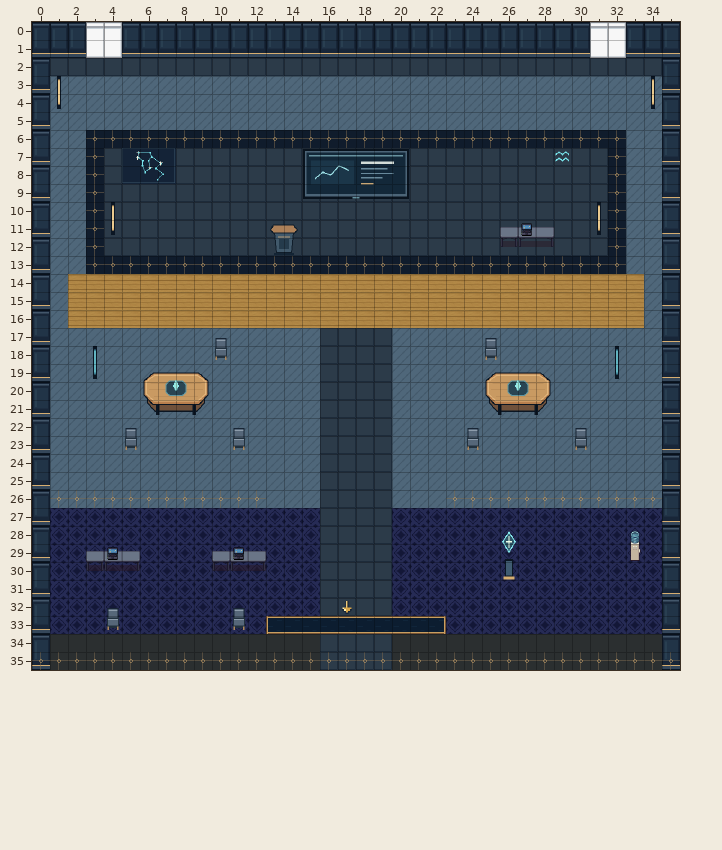
Tiled map (JSON) -- maps/speaker-aquarius.tmj. The picture above is the old version.
Cells are 32x32 px. Shown: x 0..35, y 0..35.
Now the later version:
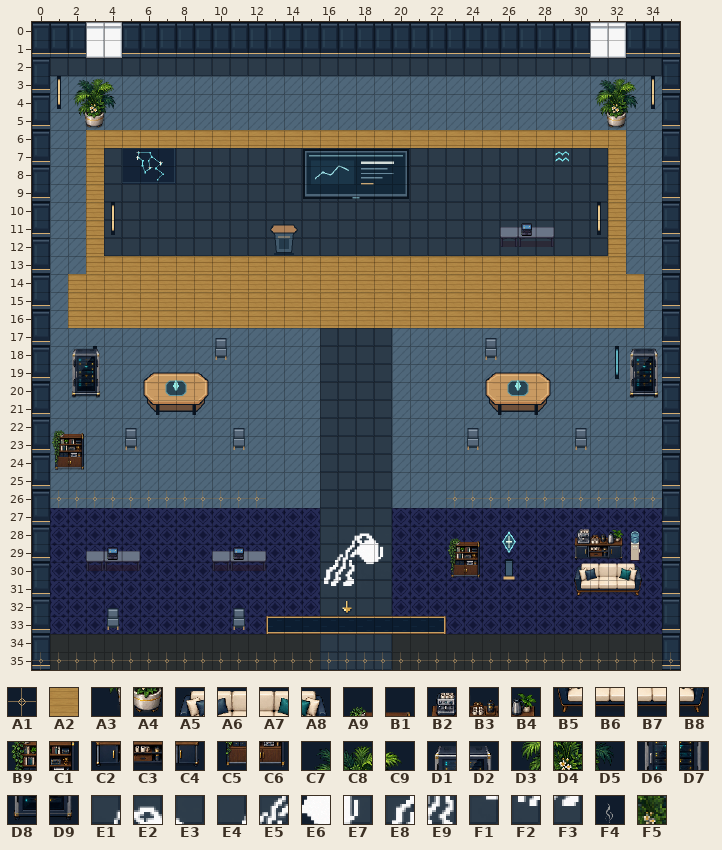
Key: from "art-0": A1 15; from "art-1": A2 355; from "art-7": A3 6, A4 7; from "art-8": A5 6, A6 7, A7 8, A8 9, A9 10, B1 11, B2 12, B3 13, B4 14, B5 22, B6 23, B7 24, B8 25, B9 26, C1 27, C2 28, C3 29, C4 30, C5 42, C6 43, C7 64, C8 65, C9 66, D1 75, D2 76, D3 80, D4 81, D5 82, D6 91, D7 92, D8 107, D9 108; from "art-9": E1 137, E2 138, E3 139, E4 152, E5 153, E6 154, E7 155, E8 168, E9 169, F1 170, F2 184, F3 185; from "interior-ambient-steam": F4 5; from "navigation-mask": F5 1.
__ is an empty cell.
Tiles of an added or newly shown layer are drawn over the layers below it.
See-through tiles are keyed as they look on the map.
Edits made:
{"where": "layer \"terrain\""}
{"y":6,"x":3,"old":"A1 A1 A1 A1 A1 A1 A1 A1 A1 A1 A1 A1 A1 A1 A1 A1 A1 A1 A1 A1 A1 A1 A1 A1 A1 A1 A1 A1 A1 A1","new":"A2 A2 A2 A2 A2 A2 A2 A2 A2 A2 A2 A2 A2 A2 A2 A2 A2 A2 A2 A2 A2 A2 A2 A2 A2 A2 A2 A2 A2 A2"}
{"y":7,"x":3,"old":"A1","new":"A2"}
{"y":7,"x":32,"old":"A1","new":"A2"}
{"y":8,"x":3,"old":"A1","new":"A2"}
{"y":8,"x":32,"old":"A1","new":"A2"}
{"y":9,"x":3,"old":"A1","new":"A2"}
{"y":9,"x":32,"old":"A1","new":"A2"}
{"y":10,"x":3,"old":"A1","new":"A2"}
{"y":10,"x":32,"old":"A1","new":"A2"}
{"y":11,"x":3,"old":"A1","new":"A2"}
{"y":11,"x":32,"old":"A1","new":"A2"}
{"y":12,"x":3,"old":"A1","new":"A2"}
{"y":12,"x":32,"old":"A1","new":"A2"}
{"y":13,"x":3,"old":"A1 A1 A1 A1 A1 A1 A1 A1 A1 A1 A1 A1 A1 A1 A1 A1 A1 A1 A1 A1 A1 A1 A1 A1 A1 A1 A1 A1 A1 A1","new":"A2 A2 A2 A2 A2 A2 A2 A2 A2 A2 A2 A2 A2 A2 A2 A2 A2 A2 A2 A2 A2 A2 A2 A2 A2 A2 A2 A2 A2 A2"}
{"where": "layer \"scenery-belowAvatar-0\""}
{"y":3,"x":31,"old":"__ __ __","new":"C7 C8 C9"}
{"y":4,"x":31,"old":"__ __ __","new":"D3 D4 D5"}
{"y":5,"x":2,"old":"__ __","new":"A3 A4"}
{"y":5,"x":31,"old":"__ __","new":"A3 A4"}
{"y":18,"x":33,"old":"__ __","new":"D1 D2"}
{"y":19,"x":33,"old":"__ __","new":"D6 D7"}
{"y":20,"x":33,"old":"__ __","new":"D8 D9"}
{"y":22,"x":1,"old":"__ __","new":"A9 B1"}
{"y":23,"x":1,"old":"__ __","new":"B9 C1"}
{"y":24,"x":1,"old":"__ __","new":"C5 C6"}
{"y":28,"x":17,"old":"__ __ __","new":"E1 E2 E3"}
{"y":28,"x":23,"old":"__ __","new":"A9 B1"}
{"y":28,"x":30,"old":"__ __ __","new":"B2 B3 B4"}
{"y":29,"x":16,"old":"__ __ __ __","new":"E4 E5 E6 E7"}
{"y":29,"x":23,"old":"__ __","new":"B9 C1"}
{"y":29,"x":30,"old":"__ __ __","new":"C2 C3 C4"}
{"y":30,"x":16,"old":"__ __ __","new":"E8 E9 F1"}
{"y":30,"x":23,"old":"__ __","new":"C5 C6"}
{"y":30,"x":30,"old":"__ __ __ __","new":"A5 A6 A7 A8"}
{"y":31,"x":16,"old":"__ __","new":"F2 F3"}
{"y":31,"x":30,"old":"__ __ __ __","new":"B5 B6 B7 B8"}
{"where": "layer \"scenery-belowAvatar-1\""}
{"y":18,"x":2,"old":"__ __","new":"D1 D2"}
{"y":19,"x":2,"old":"__ __","new":"D6 D7"}
{"y":20,"x":2,"old":"__ __","new":"D8 D9"}
{"where": "layer \"interior-ambient-plant\" (added)"}
{"y":3,"x":2,"old":"__ __ __","new":"C7 C8 C9"}
{"y":4,"x":2,"old":"__ __ __","new":"D3 D4 D5"}
{"where": "layer \"interior-ambient-steam\" (added)"}
{"y":28,"x":30,"old":"__","new":"F4"}
{"where": "layer \"interior-ambient-server\" (added)"}
{"y":18,"x":33,"old":"__ __","new":"D1 D2"}
{"y":19,"x":33,"old":"__ __","new":"D6 D7"}
{"y":20,"x":33,"old":"__ __","new":"D8 D9"}
{"where": "layer \"physical-collisions\""}
{"y":3,"x":2,"old":"__ __ __","new":"F5 F5 F5"}
{"y":3,"x":31,"old":"__ __ __","new":"F5 F5 F5"}
{"y":4,"x":2,"old":"__ __ __","new":"F5 F5 F5"}
{"y":4,"x":31,"old":"__ __ __","new":"F5 F5 F5"}
{"y":5,"x":2,"old":"__ __","new":"F5 F5"}
{"y":5,"x":31,"old":"__ __","new":"F5 F5"}
{"y":18,"x":2,"old":"__ __","new":"F5 F5"}
{"y":18,"x":33,"old":"__ __","new":"F5 F5"}
{"y":19,"x":2,"old":"__ __","new":"F5 F5"}
{"y":19,"x":33,"old":"__ __","new":"F5 F5"}
{"y":20,"x":2,"old":"__ __","new":"F5 F5"}
{"y":20,"x":33,"old":"__ __","new":"F5 F5"}
{"y":22,"x":1,"old":"__ __","new":"F5 F5"}
{"y":23,"x":1,"old":"__ __","new":"F5 F5"}
{"y":24,"x":1,"old":"__ __","new":"F5 F5"}
{"y":28,"x":23,"old":"__ __","new":"F5 F5"}
{"y":28,"x":30,"old":"__ __ __","new":"F5 F5 F5"}
{"y":29,"x":23,"old":"__ __","new":"F5 F5"}
{"y":29,"x":30,"old":"__ __ __","new":"F5 F5 F5"}
{"y":30,"x":23,"old":"__ __","new":"F5 F5"}
{"y":30,"x":30,"old":"__ __ __ __","new":"F5 F5 F5 F5"}
{"y":31,"x":30,"old":"__ __ __ __","new":"F5 F5 F5 F5"}
{"label":"changed","picture_box":[73,78,638,274]}
{"label":"added","picture_box":[72,348,100,398]}
{"label":"added","picture_box":[629,348,659,398]}
{"label":"added","picture_box":[52,430,84,470]}
{"label":"added","picture_box":[323,533,384,586]}
{"label":"added","picture_box":[448,538,480,578]}
{"label":"added","picture_box":[574,529,642,596]}
